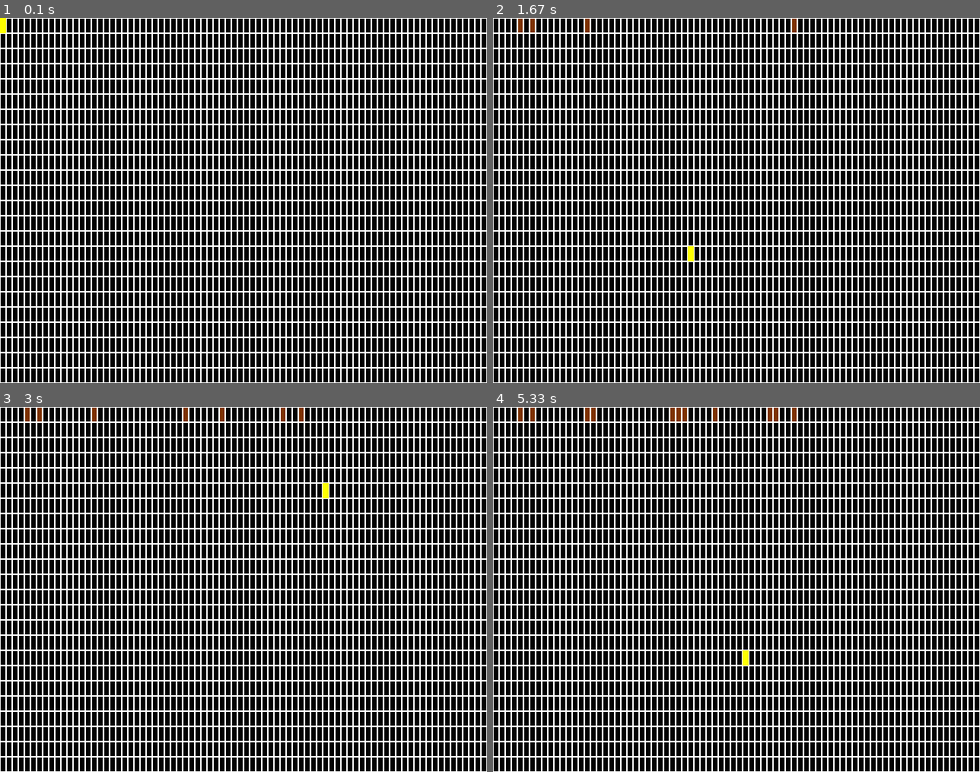
Above: before the commit, frames 1-4 (two rows, left to right).
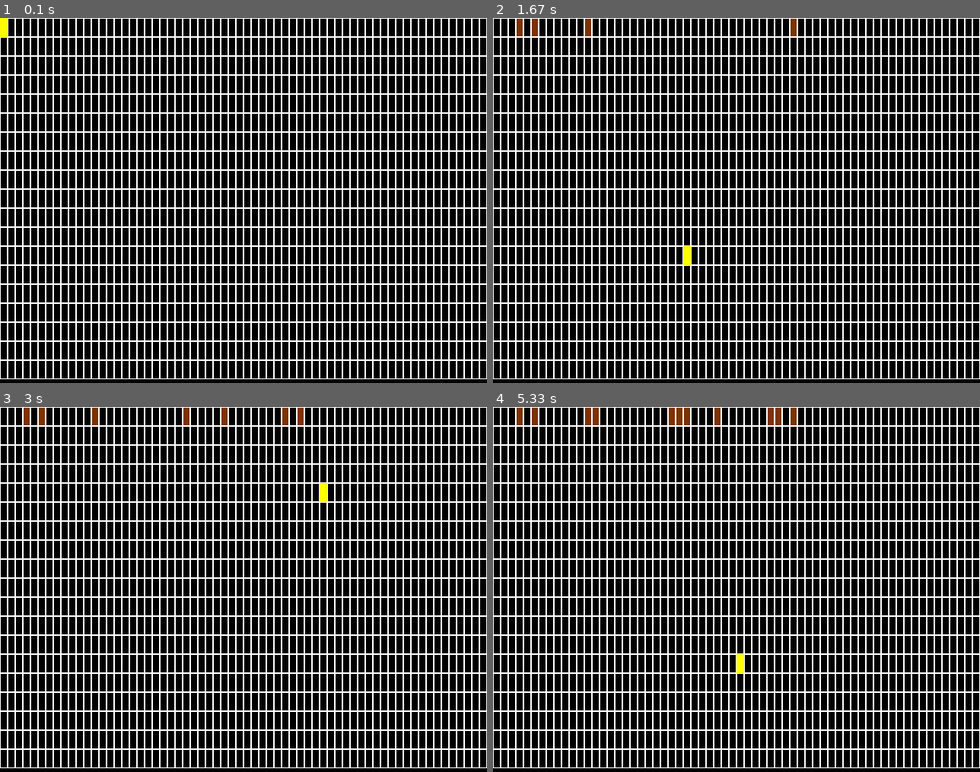
Above: after the commit, the same moments.

Repository: Benricheson101/CS370-Bravo
Game: pygame game, started from kroz_level.py
Same seed, same stepped clock (60 frames per second), same inputs: the game is played once before the commit and once after it.
Inputs (mouse positions are in pixels of both pictures, inside the frame that each line leads up to):
- Up to frame 1 (0.1 s): no input
- Up to frame 2 (1.67 s): press the mouse at (794, 25) at 0.37 s; move the mouse to (687, 87) at 0.47 s; release the mouse at (585, 145) at 0.6 s; press the mouse at (590, 25) at 0.7 s; move the mouse to (678, 153) at 0.8 s; release the mouse at (775, 277) at 0.93 s; press the mouse at (536, 25) at 1.03 s; move the mouse to (600, 76) at 1.13 s; release the mouse at (668, 123) at 1.27 s; press the mouse at (517, 25) at 1.37 s; move the mouse to (605, 142) at 1.47 s; release the mouse at (687, 258) at 1.6 s
- Up to frame 3 (3 s): press the mouse at (224, 414) at 1.7 s; move the mouse to (175, 509) at 1.8 s; release the mouse at (121, 604) at 1.93 s; press the mouse at (287, 414) at 2.03 s; move the mouse to (355, 436) at 2.13 s; release the mouse at (428, 454) at 2.27 s; press the mouse at (185, 414) at 2.37 s; move the mouse to (136, 461) at 2.47 s; release the mouse at (87, 509) at 2.6 s; press the mouse at (301, 414) at 2.7 s; move the mouse to (311, 454) at 2.8 s; release the mouse at (326, 494) at 2.93 s
- Up to frame 4 (5.33 s): press the mouse at (687, 414) at 3.03 s; move the mouse to (697, 556) at 3.13 s; release the mouse at (707, 702) at 3.27 s; press the mouse at (595, 414) at 3.37 s; move the mouse to (585, 490) at 3.47 s; release the mouse at (575, 563) at 3.6 s; press the mouse at (780, 414) at 3.7 s; move the mouse to (833, 498) at 3.8 s; release the mouse at (892, 582) at 3.93 s; press the mouse at (673, 414) at 4.03 s; move the mouse to (775, 534) at 4.13 s; release the mouse at (882, 655) at 4.27 s; press the mouse at (770, 414) at 4.37 s; move the mouse to (775, 487) at 4.47 s; release the mouse at (780, 556) at 4.6 s; press the mouse at (536, 414) at 4.7 s; move the mouse to (682, 436) at 4.8 s; release the mouse at (829, 458) at 4.93 s; press the mouse at (794, 414) at 5.03 s; move the mouse to (765, 538) at 5.13 s; release the mouse at (741, 658) at 5.27 s

The runs differ from the first frame. In frame 1, 40% of the frame differs, in the area x 0-100%, y 0-100%; in frame 2, 40%; in frame 3, 40%; in frame 4, 41%.

Commit message:
kroz_level.py: The grid system is now modularized, so now only screen_width, screen_height, and wall_size need to be changed for differente sized grids.

Diff:
--- a/kroz_level.py
+++ b/kroz_level.py
@@ -80,97 +80,89 @@
 
 # Instance of Wall class
 wall_position = [screen_width - 16, screen_height // 2 ]
-wall_size = [8, 20]
+# 2:5
+wall_size = [10, 25]
 wall_color = BROWN
 
 walls = []
 
-#wall = Wall(wall_position, wall_size, wall_color)
 
-# player = Player((screen_width // 2, screen_height // 2), 6, YELLOW)
-
-def nearest_factor_x(xCoord):
-    if xCoord % 8 != 0:
-        xCoord = xCoord - 1
-    return xCoord
-
-def nearest_factor_y(yCoord):
-    if yCoord % 20 != 0:
-        yCoord = yCoord - 1
-    return yCoord
-
-#def cursor_grid(x):
 
 
 
 # Game loop
-while True:
-    # Event handling
-    for event in pygame.event.get():
-        if event.type == pygame.QUIT:
-            # save_level()
-            pygame.quit()
-            sys.exit()
+if __name__ == "__main__":
+    while True:
+        # Event handling
+        for event in pygame.event.get():
+            if event.type == pygame.QUIT:
+                # save_level()
+                pygame.quit()
+                sys.exit()
 
-        # Controls and Update player position
-        # >= 0 to avoid negative position values
-        # <= screen_height/width to prevent player from moving off the screen
-        x, y = pygame.mouse.get_pos()
+            # Controls and Update player position
+            # >= 0 to avoid negative position values
+            # <= screen_height/width to prevent player from moving off the screen
+            x, y = pygame.mouse.get_pos()
 
 
-        if event.type == pygame.MOUSEBUTTONDOWN and pygame.mouse.get_pressed()[0]:
-            wall_placed = Wall((grid_placed.topleft[0], grid_placed.topleft[1]), wall_size, wall_color)
-            walls.append(wall_placed)
-            # print(f' Left Mouse clicked at {x}, {y}')
-            # print(f'Wall placed at {x - 8}, {y - 20}')
+            if event.type == pygame.MOUSEBUTTONDOWN and pygame.mouse.get_pressed()[0]:
+                wall_placed = Wall((grid_placed.topleft[0], grid_placed.topleft[1]), wall_size, wall_color)
+                walls.append(wall_placed)
+                print(walls)
+                # print(f' Left Mouse clicked at {x}, {y}')
+                print(f'Wall placed at {grid_placed.topleft[0]}, {grid_placed.topleft[1]}')
 
-        elif event.type == pygame.MOUSEBUTTONDOWN and pygame.mouse.get_pressed()[2]:
-            x, y = pygame.mouse.get_pos()
-            if len(walls) != 0:
-                walls.pop(-1)
-            # print(f' Right Mouse clicked at {x}, {y}')
+            # If rmb pressed and there's nothing placed, nothing will happen
+            elif event.type == pygame.MOUSEBUTTONDOWN and pygame.mouse.get_pressed()[2]:
+                x, y = pygame.mouse.get_pos()
+                if len(walls) != 0:
+                    walls.pop(-1)
+                # print(f' Right Mouse clicked at {x}, {y}')
 
 
 
 
-    # Graphics
+        # Graphics
 
-    # Draw background
-    screen.fill(BLACK)
+        # Draw background
+        screen.fill(BLACK)
 
-    # Draw Player
-    # player.draw(screen)
+        # Draw Player
+        # player.draw(screen)
 
-    # Draw Wall
+        # Draw Wall
 
 
 
-    for wall in range(len(walls)):
-        walls[wall].draw(screen)
-        # print(walls)
+        for wall in range(len(walls)):
+            walls[wall].draw(screen)
+            # print(walls)
 
-    # Draw Grid
-    # def draw_grid():
-    grid_x = 0
-    grid_y = 0
-    grids = []
-    for y in range (screen_height // wall_size[1]):
-        for x in range (screen_width // wall_size[0]):
-                # pygame.Rect(coordinates (x,y), size (width, height), border thickness)
-            grid = pygame.draw.rect(screen, WHITE, pygame.Rect((grid_x, grid_y), (8, 20)), 1)
-            if grid.collidepoint(pygame.mouse.get_pos()):
-                grid_placed = pygame.draw.rect(screen, YELLOW, pygame.Rect((grid_x, grid_y), (8, 20)))
+        # Draw Grid
+        # def draw_grid():
+        grid_x = 0
+        grid_y = 0
+        grids = []
+        for y in range (screen_height // wall_size[1]):
+            for x in range (screen_width // wall_size[0]):
+                    # pygame.Rect(coordinates (x,y), size (width, height), border thickness)
+                grid = pygame.draw.rect(screen, WHITE, pygame.Rect((grid_x, grid_y),
+                                                                   (wall_size[0], wall_size[1])), 1)
+                if grid.collidepoint(pygame.mouse.get_pos()):
+                    grid_placed = pygame.draw.rect(screen, YELLOW, pygame.Rect((grid_x, grid_y),
+                                                                               (wall_size[0], wall_size[1])))
 
 
-            # print(grid)
-            grid_x += 8
-        grid_x = 0
-        grid_y += 20
-        # grids.append(grid)
-    # draw_grid()
+                # print(grid)
+                grid_x += wall_size[0]
+            grid_x = 0
+            grid_y += wall_size[1]
+            # grids.append(grid)
+        # draw_grid()
 
 
 
 
-    # Update the display
-    pygame.display.flip()
+        # Update the display
+        pygame.display.flip()
--- a/kroz_test.py
+++ b/kroz_test.py
@@ -1,4 +1,7 @@
 import pygame, sys
+from kroz_level import walls
+
+print(walls)
 
 # Window sizes (4:3)
 screen_width = 640
@@ -147,8 +150,8 @@
         #         player.move("RIGHT")
 
         elif event.type == pygame.KEYDOWN:
-            print (wall_1.rect.x, wall_2.rect.x)
-            print ("Distance:", distance)
+            # print (wall_1.rect.x, wall_2.rect.x)
+            # print ("Distance:", distance)
 
             if event.key == pygame.K_UP and distance != [0, -20]:
                 wall_2.move("UP") # moves player up by 20 pixels
